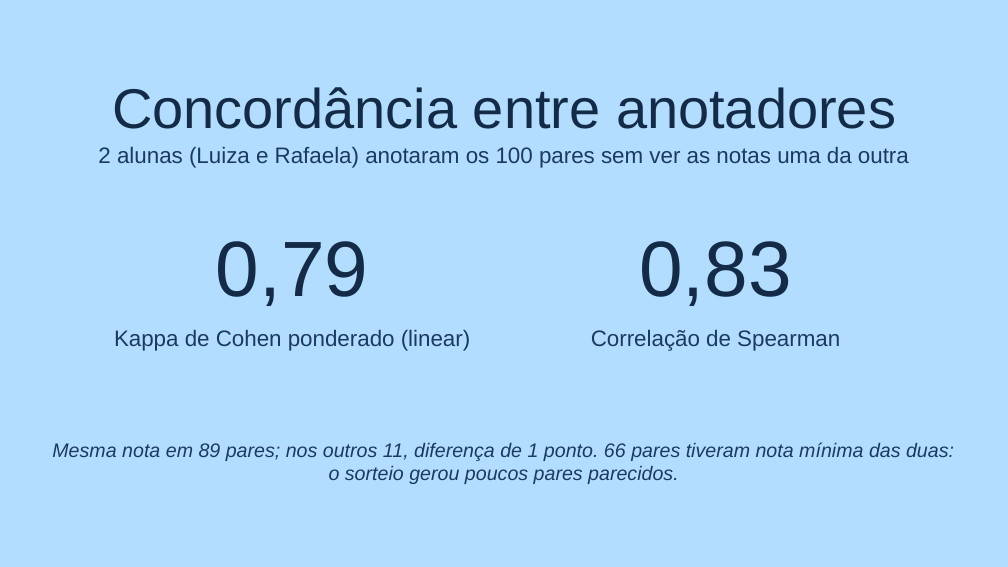
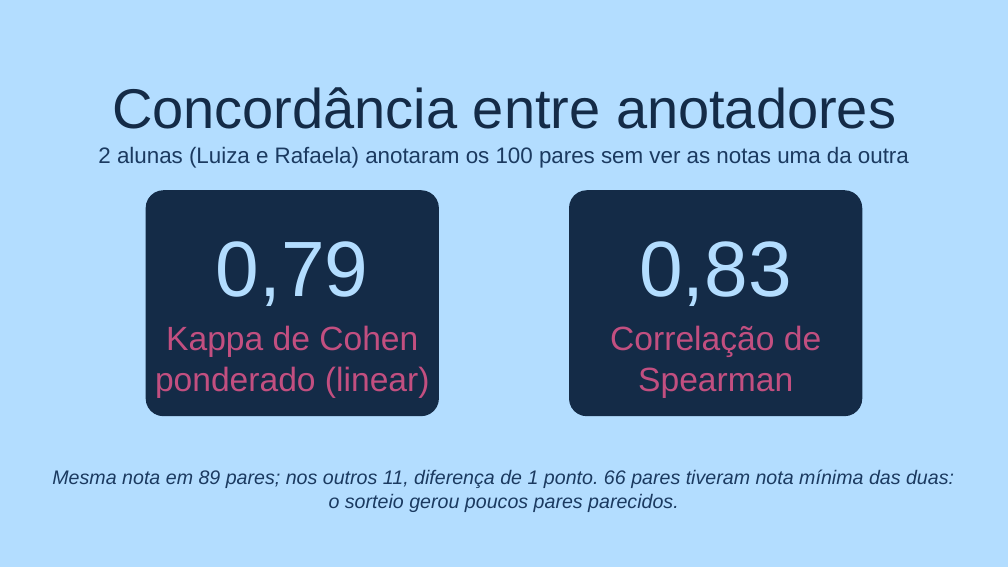
Before and after one commit to barbaradasilvadapper/T1-PLN, a slide deck: slide 14 of entregaveis/Trabalho1_PLN.pptx. Drawn at 1008x567 pixels with LibreOffice and Linux fonts; fonts in the diff are those of the drawing. Boxes give left, top, right and bottom in pixels: in the first picture for what was removed or moved away, otherwise in the second. Text is boxed around its words. In the diff, an @@ line names an element or a change of style, - is before the commit and + after.

```diff
--- a/entregaveis/Trabalho1_PLN.pptx
+++ b/entregaveis/Trabalho1_PLN.pptx
@@ rounded rectangle added at [146,191,438,415], fill #142B47, outline #142B47 1 pt @@
@@ rounded rectangle added at [570,191,862,415], fill #142B47, outline #142B47 1 pt @@
@@ text "0,79" at [216,241,369,306]: text colour #142B47 to #B3DDFF @@
@@ text "0,83" at [639,241,792,306]: text colour #142B47 to #B3DDFF @@
@@ text "Kappa de Cohen ponderado (linear)" at [155,325,430,398]: size 16 to 24 pt, text colour #1B3A60 to #C24F80 @@
@@ text "Kappa de Cohen ponderado (linear)": place and size @@
-text "Kappa de Cohen ponderado (linear)" at [114,330,471,351]
+text "Kappa de Cohen ponderado (linear)" at [155,325,430,398]
@@ text "Correlação de Spearman": place and size @@
-text "Correlação de Spearman" at [591,330,840,351]
+text "Correlação de Spearman" at [610,325,821,398]
@@ text "Correlação de Spearman" at [610,325,821,398]: size 16 to 24 pt, text colour #1B3A60 to #C24F80 @@
@@ text "Mesma nota em 89 pares; ...": place and size @@
-text "Mesma nota em 89 pares; ..." at [52,442,954,484]
+text "Mesma nota em 89 pares; ..." at [52,469,954,512]
```
Also in this commit, not shown: 15 other slides changed, 3 slides added, 3 slides removed, 3 other files.
